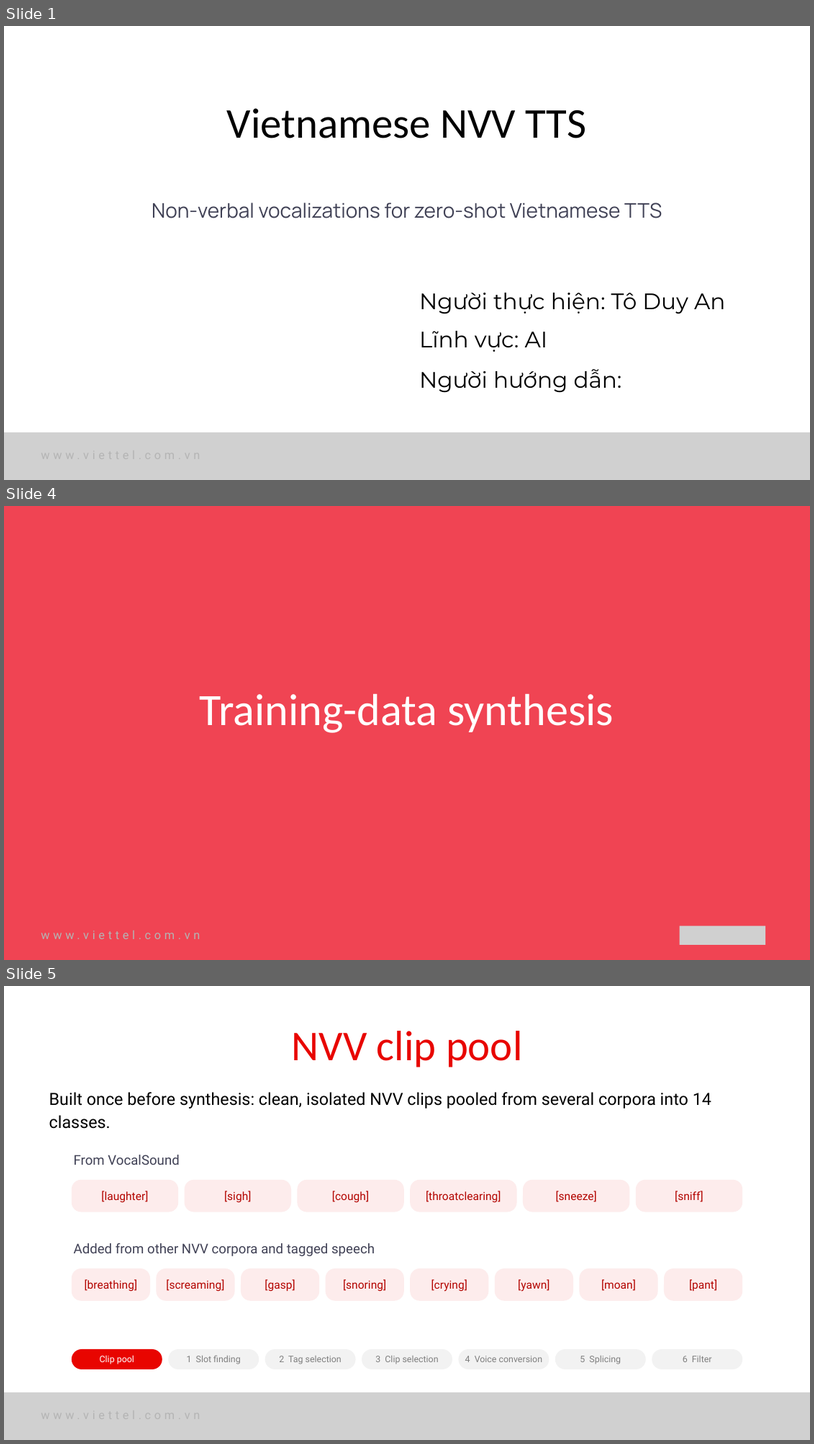
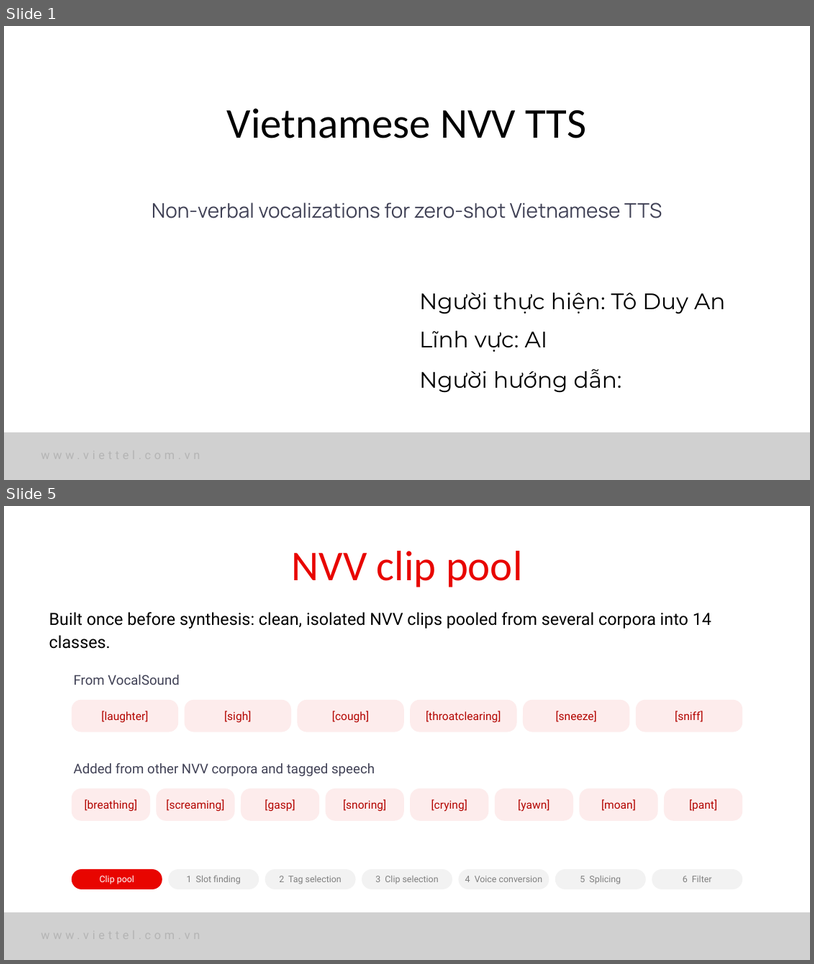
Before and after one commit to nhakanasi/VDT_GD2, a slide deck: Method.pptx. Shown one above the other, each under a label of ours: slides 1, 4 and 5 before the commit, slides 1 and 5 after it; the slides between them are not shown. The pictures are 814x1444 and 814x964 pixels, drawn with LibreOffice and Linux fonts; fonts in the diff are those of the drawing; grey boxes stand for pictures; background and template pictures are left out. Boxes give left, top, right and bottom in pixels: in the first picture for what was removed or moved away, otherwise in the second. Text is boxed around its words. In the diff, an @@ line names an element or a change of style, - is before the commit and + after.

```diff
--- a/Method.pptx
+++ b/Method.pptx
@@ slide 4 removed at (4,506,810,960), background #F04453 @@
@@ text removed at (200,694,614,733) @@
-Training-data synthesis
@@ text removed at (41,930,200,939) @@
-www.viettel.com.vn
@@ picture removed at (680,925,766,944) @@
```
Also in this commit, not shown: 5 slides changed, 7 slides added, 3 other slides removed.
